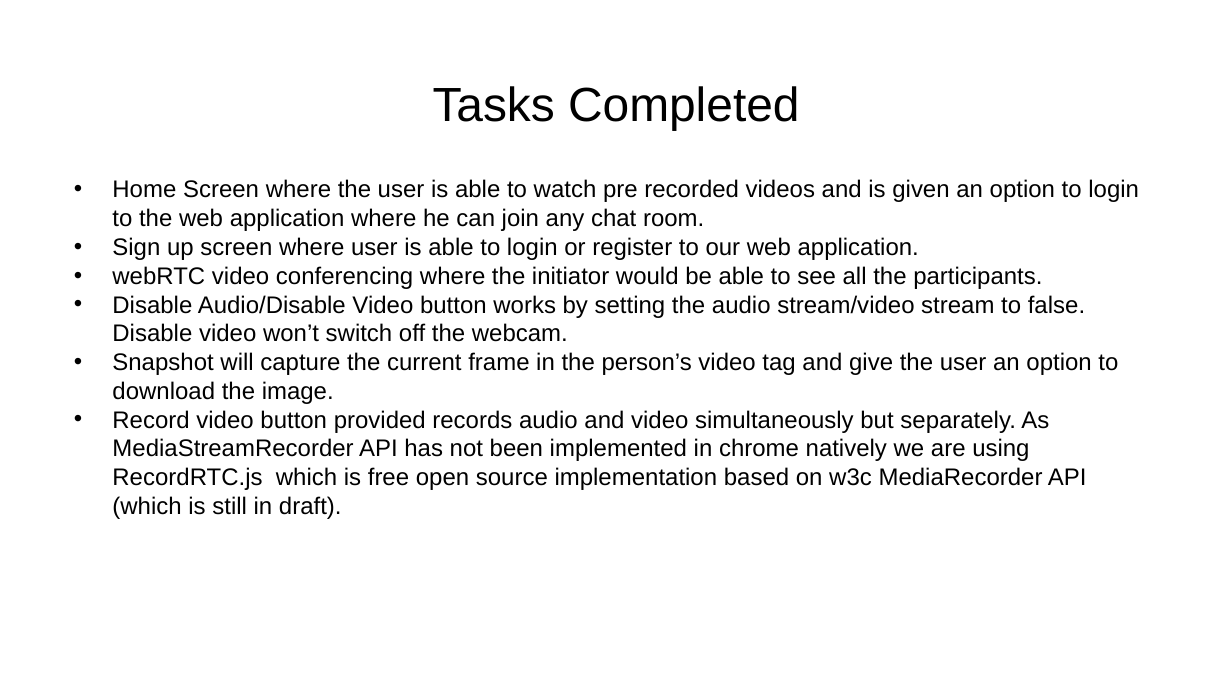
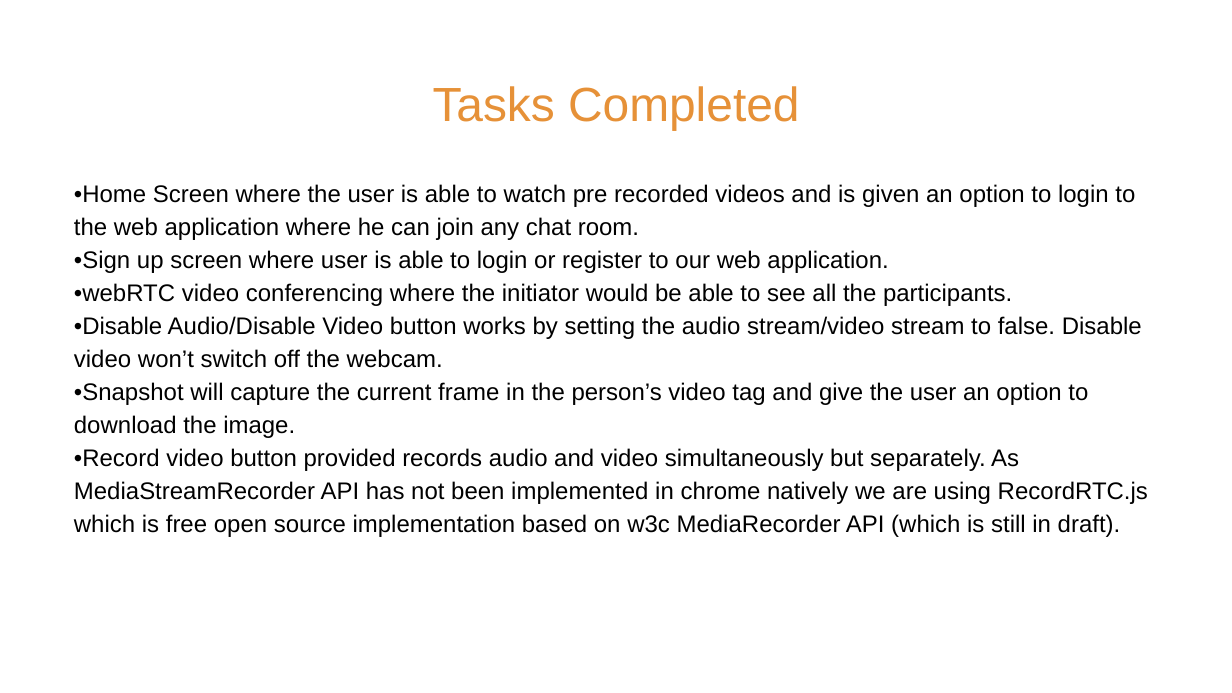
Before and after one commit to shivaseshan/webRTC, a slide deck: slide 7 of CloudProjectPresentation.pptx. Drawn at 1232x693 pixels with LibreOffice and Linux fonts; fonts in the diff are those of the drawing. Boxes give left, top, right and bottom in pixels: in the first picture for what was removed or moved away, otherwise in the second. Text is boxed around its words. In the diff, an @@ line names an element or a change of style, - is before the commit and + after.

```diff
--- a/CloudProjectPresentation.pptx
+++ b/CloudProjectPresentation.pptx
@@ title "Tasks Completed" at <box>433,86,799,130</box>: text colour #000000 to #E69138 @@
@@ text at <box>74,184,1148,537</box>: text changed @@
-• Home Screen where the user is able to watch pre recorded videos and is given an option to login to the web application where he can join any chat room.
-• Sign up screen where user is able to login or register to our web application.
-• webRTC video conferencing where the initiator would be able to see all the participants.
-• Disable Audio/Disable Video button works by setting the audio stream/video stream to false. Disable video won’t switch off the webcam.
-• Snapshot will capture the current frame in the person’s video tag and give the user an option to download the image.
-• Record video button provided records audio and video simultaneously but separately. As MediaStreamRecorder API has not been implemented in chrome natively we are using RecordRTC.js which is free open source implementation based on w3c MediaRecorder API (which is still in draft).
+•Home Screen where the user is able to watch pre recorded videos and is given an option to login to the web application where he can join any chat room.
+•Sign up screen where user is able to login or register to our web application.
+•webRTC video conferencing where the initiator would be able to see all the participants.
+•Disable Audio/Disable Video button works by setting the audio stream/video stream to false. Disable video won’t switch off the webcam.
+•Snapshot will capture the current frame in the person’s video tag and give the user an option to download the image.
+•Record video button provided records audio and video simultaneously but separately. As MediaStreamRecorder API has not been implemented in chrome natively we are using RecordRTC.js which is free open source implementation based on w3c MediaRecorder API (which is still in draft).
```
Also in this commit, not shown: 2 other slides changed, 1 other file.
